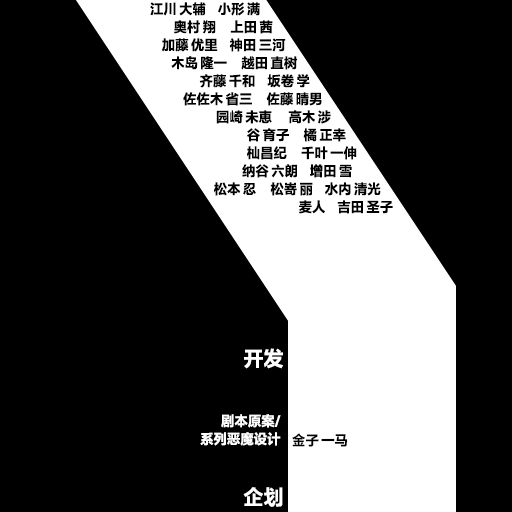
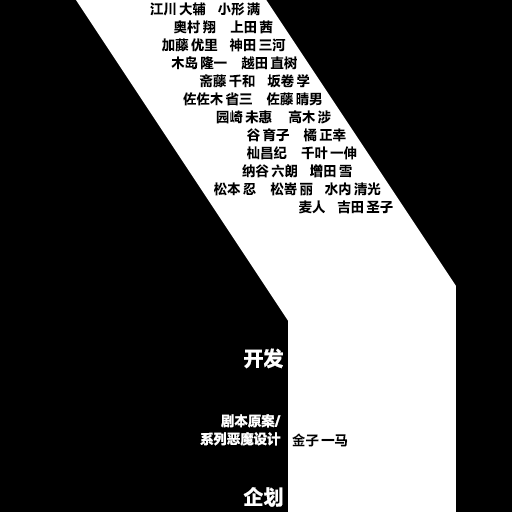
Layered file, before and after one edit (512 × 512). Changes by layer:
painted on "江川 大辅 小形 满 奥村 翔 上田 茜 加藤 优里 神田 三河" over [199, 75, 272, 124]
